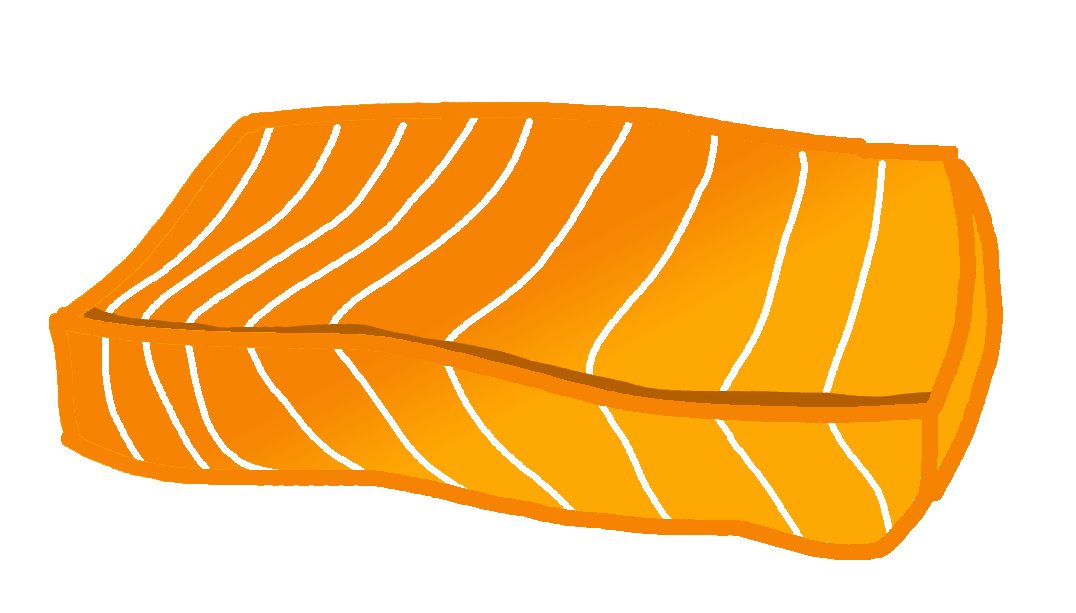
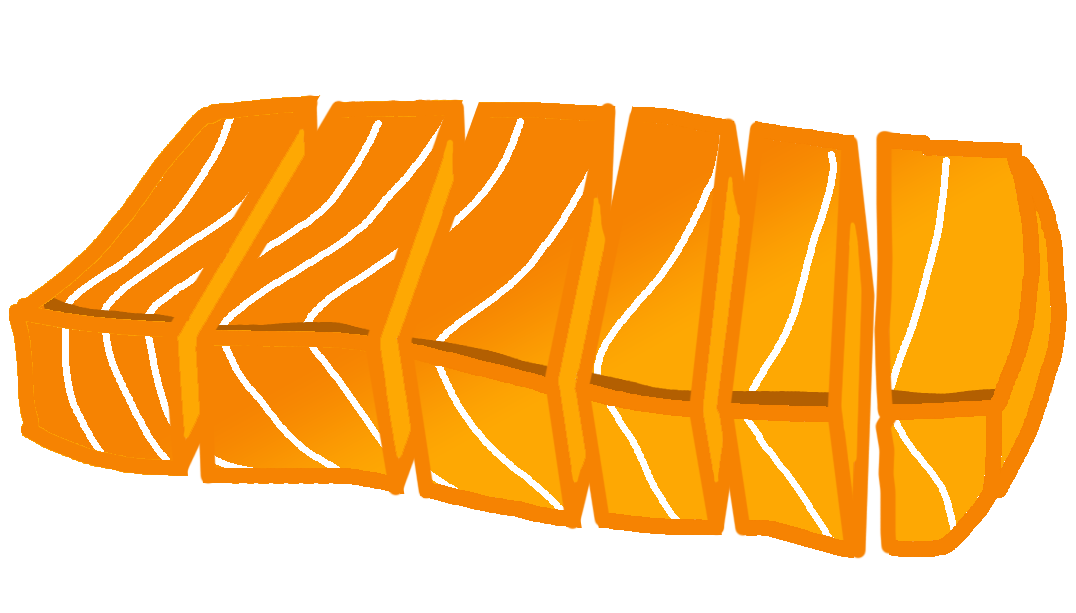
Two versions of the same layered image (1076 x 613). Layer-by-layer changes:
showed "Layer 6" over [9, 94, 1067, 560]
hid "Layer 0" over [49, 101, 1003, 560]
